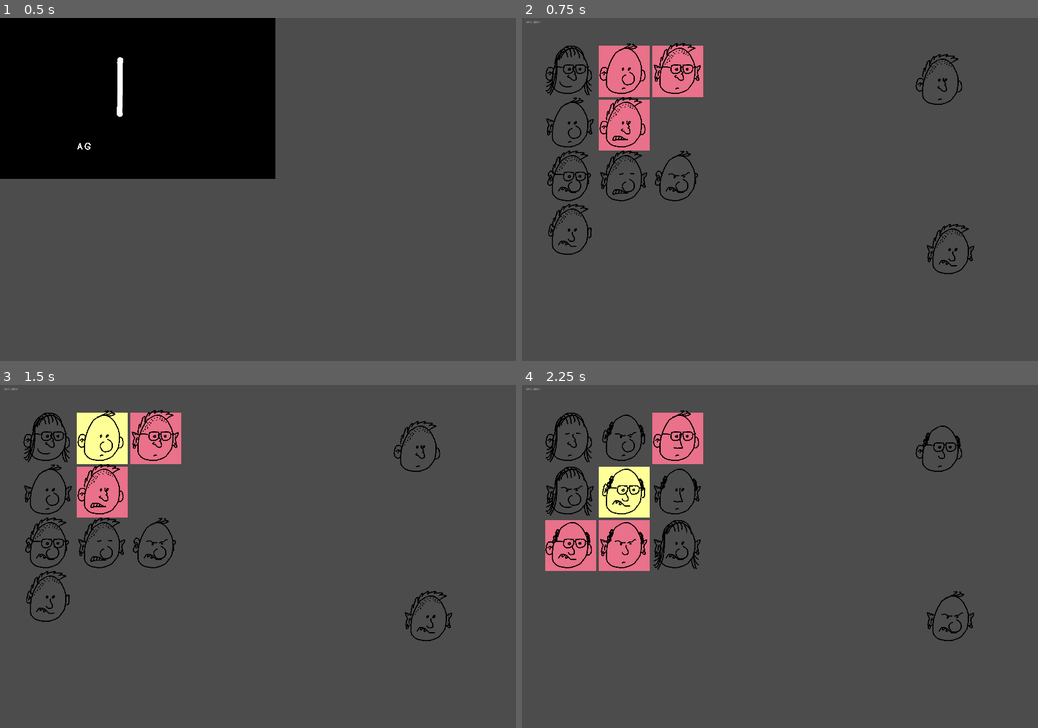
Above: before the commit, frames 1-4 (two rows, left to right).
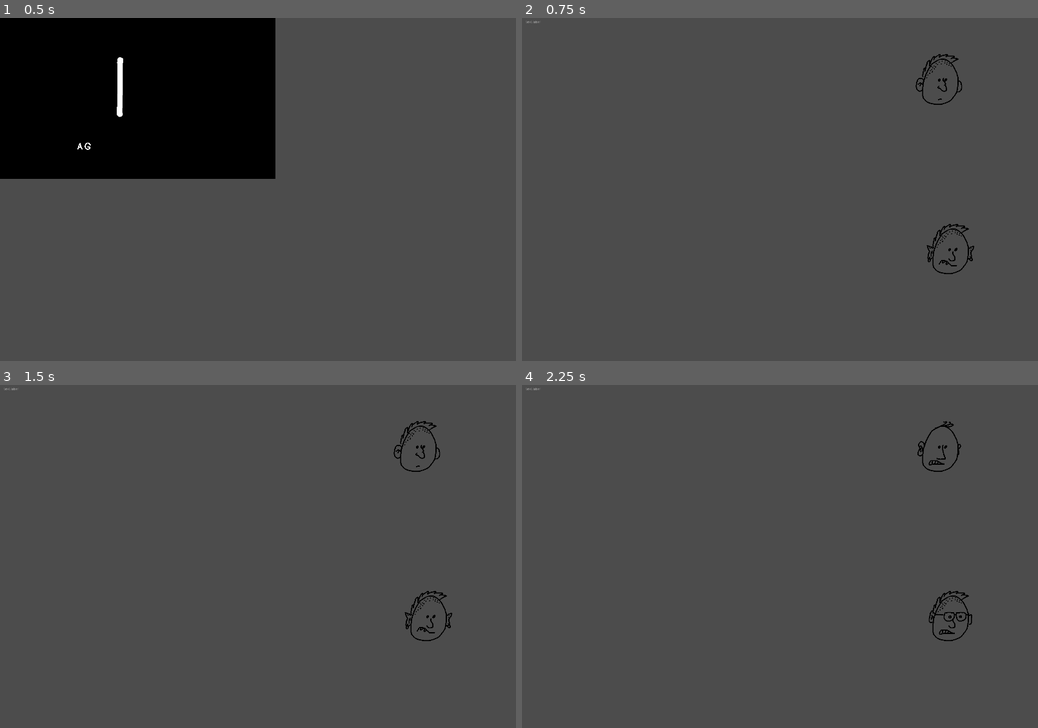
Above: after the commit, the same moments.

Repository: skarnl/godot--gmtk2021
Game: Godot game, scene res://screens/splash.tscn
Two runs of this game, one before a commit and one after it. Both use one fixed random seed, a clock stepped at 60 frames per second and the inputs below.
Inputs (mouse positions are in pixels of both pictures, inside the frame that each line leads up to):
- Up to frame 1 (0.5 s): no input
- Up to frame 2 (0.75 s): tap Enter (ui_accept) at 0.5 s; move the mouse to (893, 172) at 0.52 s; click (893, 172) at 0.67 s
- Up to frame 3 (1.5 s): tap Enter (ui_accept) at 0.77, 1.25 s; move the mouse to (98, 436) at 1.27 s; click (98, 436) at 1.42 s
- Up to frame 4 (2.25 s): tap Enter (ui_accept) at 1.52 s; tap R (restart) at 2 s; move the mouse to (620, 491) at 2.02 s; click (620, 491) at 2.17 s

Frame 1 is identical in both runs. In frame 2, 6.0% of the frame differs, in the area x 4-36%, y 7-70%; in frame 3, 6.0%; in frame 4, 7.7%, in the area x 4-88%, y 7-73%.
Error after the commit: Attempt to call function 'set_target_configuration' in base 'null instance' on a null instance. (res://game/level1.gd:16)

Commit message:
Rename suspects to market

Diff:
--- a/game/game.tscn
+++ b/game/game.tscn
@@ -1,11 +1,10 @@
-[gd_scene load_steps=7 format=2]
+[gd_scene load_steps=6 format=2]
 
-[ext_resource path="res://game/suspects.gd" type="Script" id=1]
+[ext_resource path="res://game/market.gd" type="Script" id=1]
 [ext_resource path="res://game/game.gd" type="Script" id=2]
 [ext_resource path="res://gui/hud.tscn" type="PackedScene" id=3]
 [ext_resource path="res://entities/result/result.tscn" type="PackedScene" id=4]
 [ext_resource path="res://entities/target/target.tscn" type="PackedScene" id=5]
-[ext_resource path="res://entities/market/market_person.tscn" type="PackedScene" id=6]
 
 [node name="Game" type="Node2D"]
 script = ExtResource( 2 )
@@ -18,11 +17,9 @@
 [node name="Target" parent="." instance=ExtResource( 5 )]
 position = Vector2( 1451.45, 135.063 )
 
-[node name="Suspects" type="Node2D" parent="."]
+[node name="Market" type="Node2D" parent="."]
 position = Vector2( 73.0537, 94.4353 )
 script = ExtResource( 1 )
-
-[node name="MarketPerson" parent="Suspects" instance=ExtResource( 6 )]
 
 [node name="Control" type="Control" parent="."]
 visible = false
--- a/game/suspects.gd
+++ b/game/market.gd
@@ -3,6 +3,9 @@
 ## Keeps track of the number of variants
 ## Make sure the 'market' is filled with enough persons etc
 extends Node2D
+
+
+signal selection_updated(configurations)
 
 
 enum DIFFICULTY { EASY = 3, MEDIUM = 4, HARD = 5} # 5 is de max nu, totdat we meer variaties hebben qua onderdelen ^^
@@ -93,7 +96,7 @@
 func _create_forced_configuration(base_configuration: Configuration, parts_to_overwrite = []) -> Configuration:
 	var c = Helpers.clone(base_configuration)
 
-	for part in c.keys():
+	for part in PersonParts.keys():
 		if parts_to_overwrite.has(part):
 			c[part] = Helpers.get_random_frame([c[part]])
 
@@ -126,10 +129,13 @@
 
 func _add_listeners() -> void:
 	for c in get_children():
-		c.connect('selected', self, '_on_MarketPerson_selected')
+		c.connect('selected', self, '_on_MarketPerson_selection_changed')
+		c.connect('deselected', self, '_on_MarketPerson_selection_changed')
 
 
-func _on_MarketPerson_selected() -> void:
+func _on_MarketPerson_selection_changed() -> void:
+	print('_on_MarketPerson_selection_changed')
+
 	var selected_configurations = []
 
 	for c in get_children():
@@ -137,3 +143,5 @@
 			selected_configurations.append(c.get_configuration())
 
 	print(selected_configurations)
+
+	emit_signal('selection_updated', selected_configurations)
